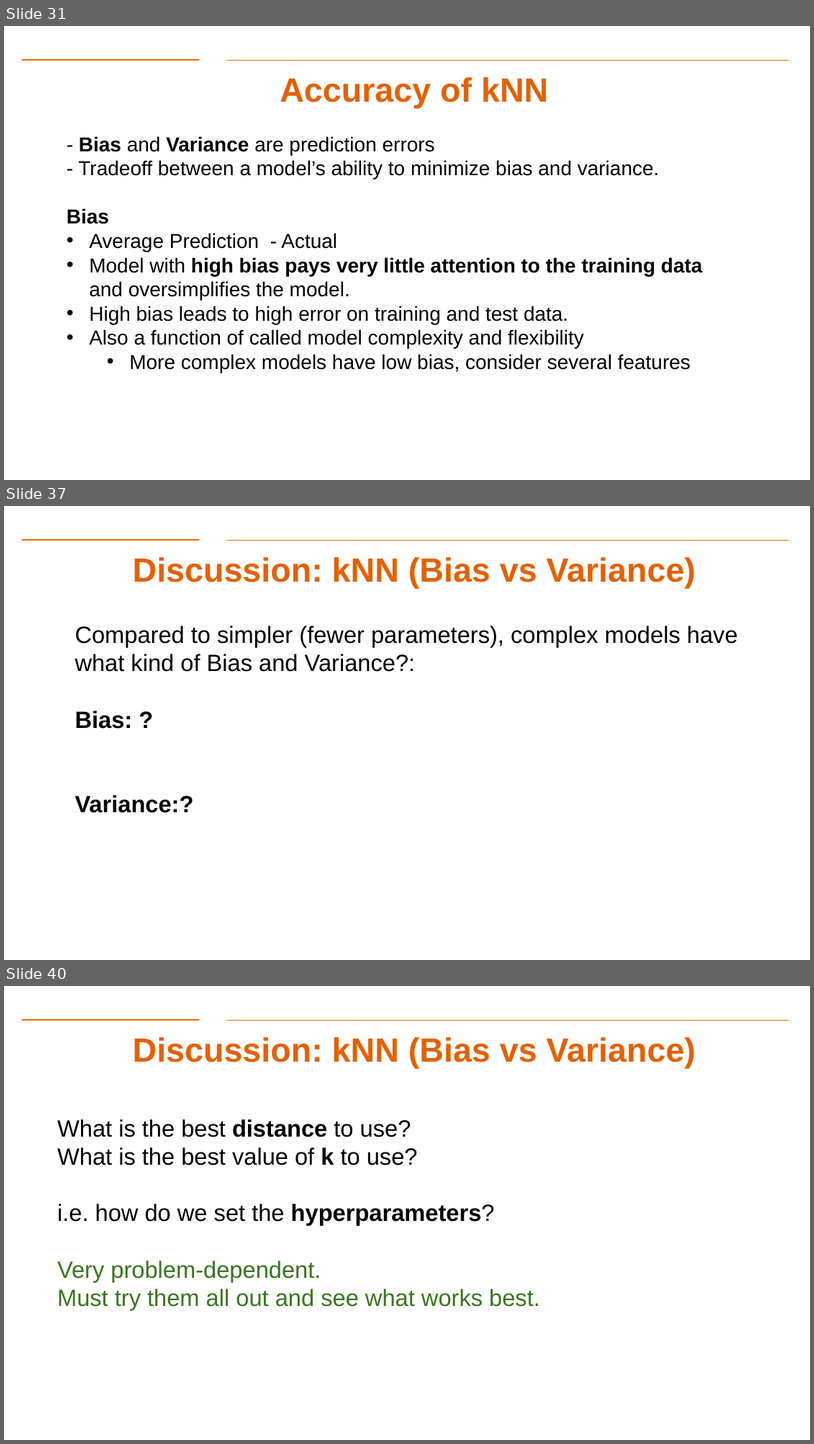
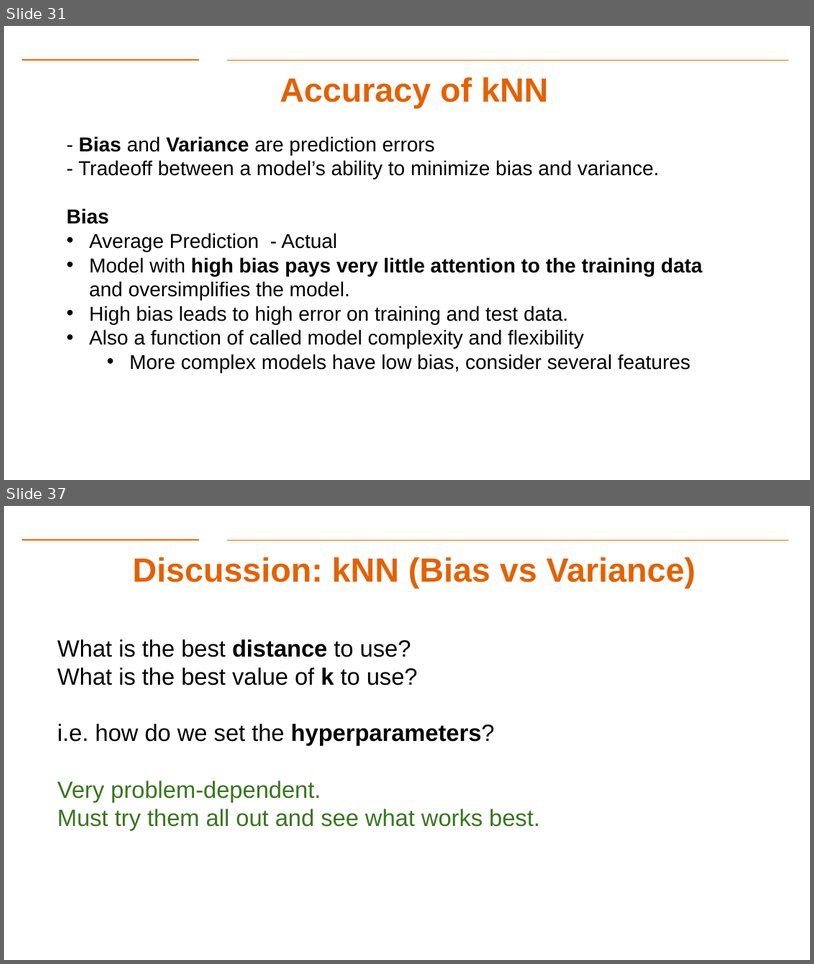
Before and after one commit to aiforsec/RIT-DSCI-633-FDS, a slide deck: Syllabus/Lecture08/Lec08.pptx. Shown one above the other, each under a label of ours: slides 31, 37 and 40 before the commit, slides 31 and 37 after it; the slides between them are not shown. The pictures are 814x1444 and 814x964 pixels, drawn with LibreOffice and Linux fonts; fonts in the diff are those of the drawing; background and template pictures are left out. Boxes give left, top, right and bottom in pixels: in the first picture for what was removed or moved away, otherwise in the second. Text is boxed around its words. In the diff, an @@ line names an element or a change of style, - is before the commit and + after.

```diff
--- a/Syllabus/Lecture08/Lec08.pptx
+++ b/Syllabus/Lecture08/Lec08.pptx
@@ slide 37 removed at box(4, 506, 810, 960), background #FFFFFF; not listed: 2 template elements that a slide beside it also shows @@
@@ title removed at box(133, 557, 696, 589) @@
-Discussion: kNN (Bias vs Variance)
@@ text removed at box(75, 626, 738, 813) @@
-Compared to simpler (fewer parameters), complex models have what kind of Bias and Variance?:
-Bias: ?
-Variance:?
@@ what was slide 40 is now slide 37 @@
```
Also in this commit, not shown: 5 slides changed, 5 slides added, 5 other slides removed, 4 other files.
